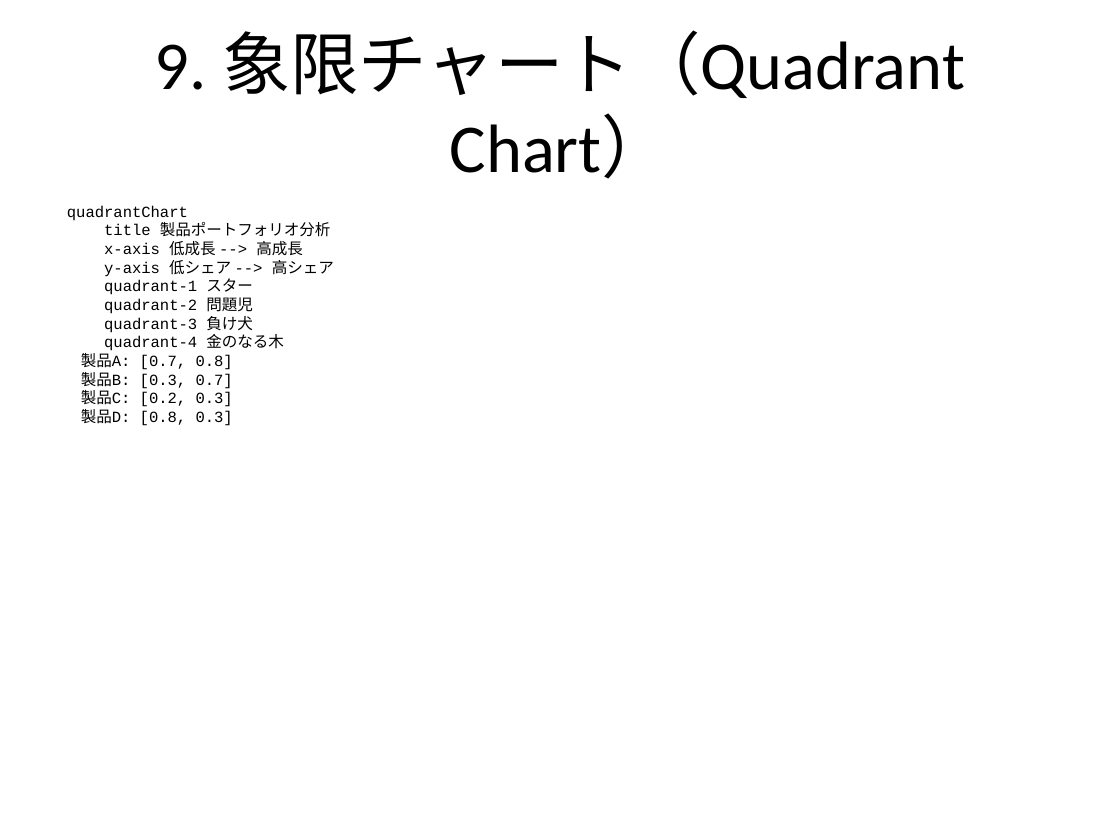
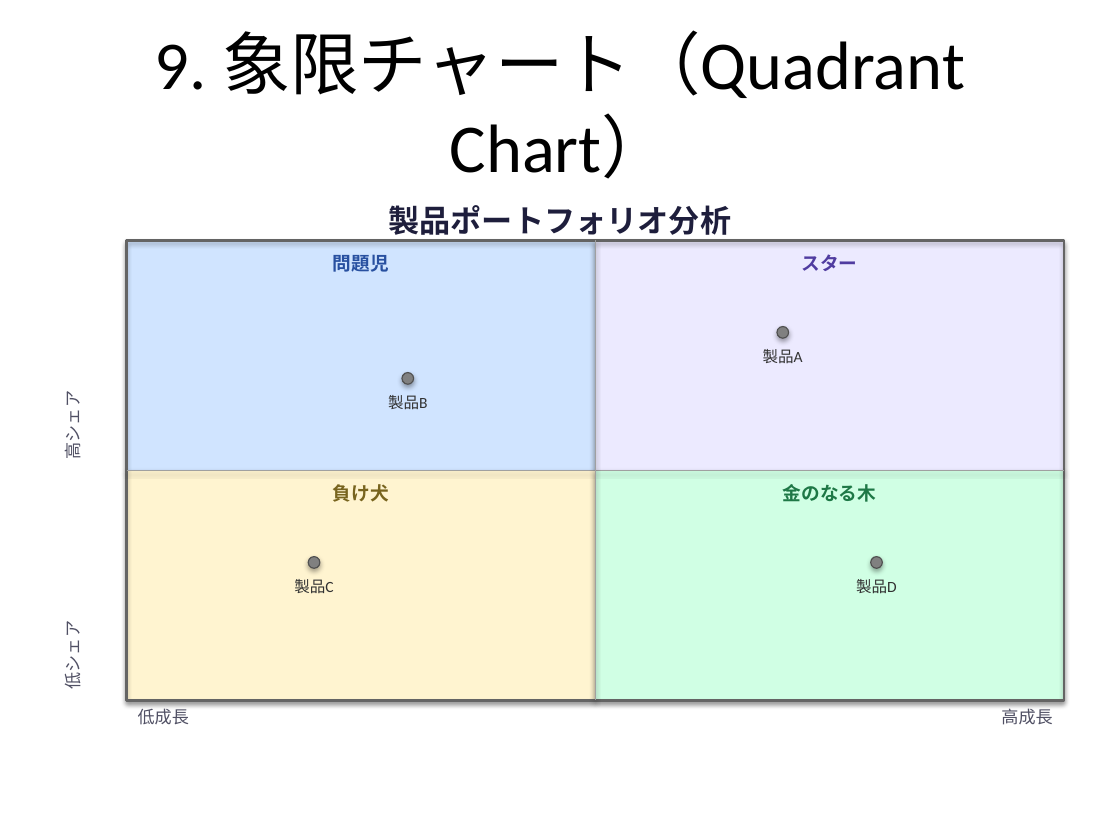
Before and after one commit to notfolder/qmd_to_pptx, a slide deck: slide 27 of demo_full.pptx. Drawn at 1120x840 pixels with LibreOffice and Linux fonts; fonts in the diff are those of the drawing. Boxes give left, top, right and bottom in pixels: in the first picture for what was removed or moved away, otherwise in the second. Text is boxed around its words. In the diff, an @@ line names an element or a change of style, - is before the commit and + after.

Commit message:
Add quadrant chart support with parser and renderer
- Implemented `parse_quadrant` function to parse Mermaid quadrant chart syntax.
- Created `QuadrantRenderer` to render quadrant charts on slides.
- Updated `MermaidRenderer` to handle quadrant charts in addition to existing chart types.
- Added comprehensive unit tests for `QuadrantParser` and `QuadrantRenderer` to ensure correct functionality and error handling.

```diff
--- a/demo_full.pptx
+++ b/demo_full.pptx
@@ text at [389, 205, 732, 240]: text changed; size 10 to 20 pt; font Courier New to Calibri; text colour #000000 to #1E1E3C; bold on @@
-quadrantChart
-title 製品ポートフォリオ分析
-x-axis 低成長 --> 高成長
-y-axis 低シェア --> 高シェア
-quadrant-1 スター
-quadrant-2 問題児
-quadrant-3 負け犬
-quadrant-4 金のなる木
-製品A: [0.7, 0.8]
-製品B: [0.3, 0.7]
-製品C: [0.2, 0.3]
-製品D: [0.8, 0.3]
+製品ポートフォリオ分析
@@ rectangle added at [127, 241, 595, 470], fill #D0E4FF @@
@@ rectangle added at [127, 241, 1064, 701], outline #646464 1.5 pt @@
@@ text added at [333, 255, 389, 272], 12 pt, text #2850A0, bold @@
+問題児
@@ rectangle added at [596, 241, 1064, 470], fill #ECEAFF @@
@@ line added from (596, 241) to (596, 700), #A0A0A0 1 pt @@
@@ text added at [802, 254, 858, 271], 12 pt, text #503CA0, bold @@
+スター
@@ ellipse added at [777, 327, 788, 338], fill #808080, outline #505050 0.75 pt @@
@@ text added at [763, 349, 803, 363], 10 pt, text #323232 @@
+製品A
@@ ellipse added at [402, 373, 413, 384], fill #808080, outline #505050 0.75 pt @@
@@ text added at [60, 397, 85, 458], 11 pt, text #505064 @@
+高シェア
@@ text added at [388, 395, 427, 410], 10 pt, text #323232 @@
+製品B
@@ rectangle added at [127, 470, 595, 700], fill #FFF4D0 @@
@@ line added from (127, 470) to (1064, 470), #A0A0A0 1 pt @@
@@ rectangle added at [596, 470, 1064, 700], fill #D0FFE4 @@
@@ text added at [333, 484, 389, 502], 12 pt, text #78641E, bold @@
+負け犬
@@ text added at [783, 484, 876, 502], 12 pt, text #1E7846, bold @@
+金のなる木
@@ ellipse added at [308, 557, 319, 568], fill #808080, outline #505050 0.75 pt @@
@@ ellipse added at [870, 557, 881, 568], fill #808080, outline #505050 0.75 pt @@
@@ text added at [294, 579, 333, 594], 10 pt, text #323232 @@
+製品C
@@ text added at [856, 579, 897, 594], 10 pt, text #323232 @@
+製品D
@@ text added at [60, 627, 85, 688], 11 pt, text #505064 @@
+低シェア
@@ text added at [138, 708, 189, 724], 11 pt, text #505064 @@
+低成長
@@ text added at [1001, 708, 1052, 725], 11 pt, text #505064 @@
+高成長
```
Also in this commit, not shown: 1 other slide changed, 4 other files.
